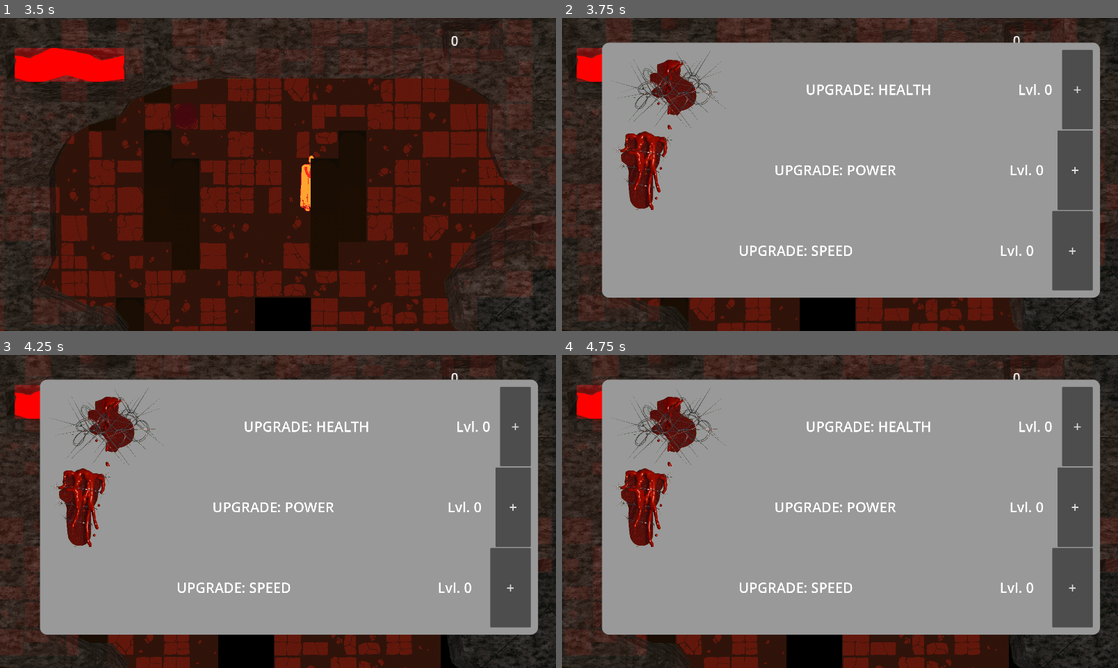
Above: before the commit, frames 1-4 (two rows, left to right).
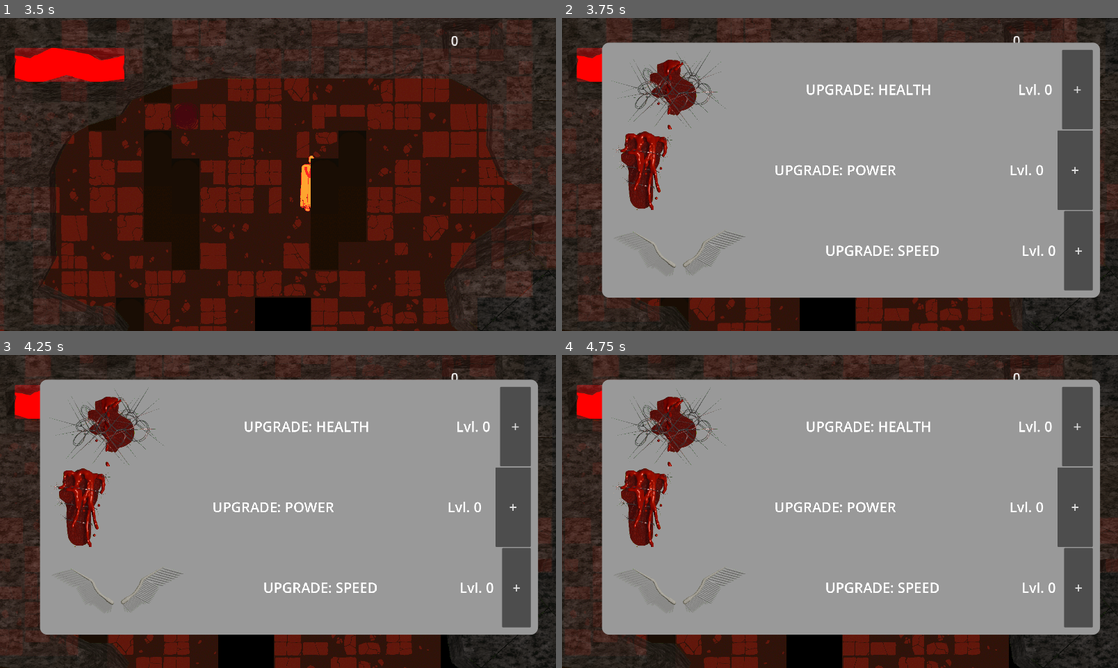
Above: after the commit, the same moments.

Repository: jible/capstone
Game: Godot game, scene res://scenes/testScenes/main_menu.tscn
Same seed, same stepped clock (60 frames per second), same inputs: the game is played once before the commit and once after it. The engine's default icon, where the game draws it, is replaced by a stand-in: a white triangle on a blue panel in a dark square.
Inputs (mouse positions are in pixels of both pictures, inside the frame that each line leads up to):
- Up to frame 1 (3.5 s): click (278, 252) at 0.5 s; move the mouse to (400, 158) at 1.27 s; hold Right (right) 1.28-2.03 s; hold Space (attack) 1.28-2.03 s; move the mouse to (166, 190) at 2.02 s; hold Down (down) 2.03-2.78 s; tap Space (attack) at 2.1 s; move the mouse to (333, 105) at 2.77 s; hold Right (right) from 2.78 s (still down); hold Space (attack) from 2.78 s (still down)
- Up to frame 2 (3.75 s): move the mouse to (812, 237) at 3.52 s; release Right (right) at 3.53 s; release Space (attack) at 3.53 s; hold Tab (OpenUpgrades) from 3.53 s (still down); tap Space (attack) at 3.6 s
- Up to frame 3 (4.25 s): keep holding Tab (OpenUpgrades)
- Up to frame 4 (4.75 s): move the mouse to (1006, 558) at 4.27 s; release Tab (OpenUpgrades) at 4.28 s; hold Left (left) from 4.28 s (still down); hold Space (attack) from 4.28 s (still down)

Frame 1 is identical in both runs. In frame 2, 1.5% of the frame differs, in the area x 10-94%, y 61-88%; in frame 3, 1.5%; in frame 4, 1.5%.

Commit message:
Added icon for speed

Diff:
--- a/scenes/prefabs/ui_elements/stat_upgrade_ui.tscn
+++ b/scenes/prefabs/ui_elements/stat_upgrade_ui.tscn
@@ -1,9 +1,10 @@
-[gd_scene load_steps=6 format=3 uid="uid://bsmerj830lma6"]
+[gd_scene load_steps=7 format=3 uid="uid://bsmerj830lma6"]
 
 [ext_resource type="PackedScene" uid="uid://bt7w3orvfq2tv" path="res://scenes/prefabs/ui_elements/stat_upgrade.tscn" id="1_ekqrg"]
 [ext_resource type="Script" path="res://scripts/for_scenes/stat_upgrade_ui.gd" id="1_eu2fv"]
 [ext_resource type="Texture2D" uid="uid://cegvvvlsxekts" path="res://assets/ui_renders/HeartIcon.png" id="3_klydc"]
 [ext_resource type="Texture2D" uid="uid://c7bfofw7rd1tu" path="res://assets/ui_renders/FistIcon.png" id="4_0piuq"]
+[ext_resource type="Texture2D" uid="uid://df5dpo8q4en1s" path="res://assets/ui_renders/speedUpgradeIcon.png" id="5_wylq6"]
 
 [sub_resource type="StyleBoxFlat" id="StyleBoxFlat_e6vq2"]
 corner_radius_top_left = 25
@@ -65,5 +66,6 @@
 [node name="StatUpgrade3" parent="MarginContainer/Panel/MarginContainer/VBoxContainer" instance=ExtResource("1_ekqrg")]
 layout_mode = 2
 stat_name = "SPEED"
+upgrade_icon = ExtResource("5_wylq6")
 
 [node name="AudioStreamPlayer" type="AudioStreamPlayer" parent="."]
Binary file added: assets/ui_renders/speedUpgradeIcon.png
Not shown, added: assets/ui_renders/speedUpgradeIcon.png.import
Not shown, changed: CHANGELOG.md
